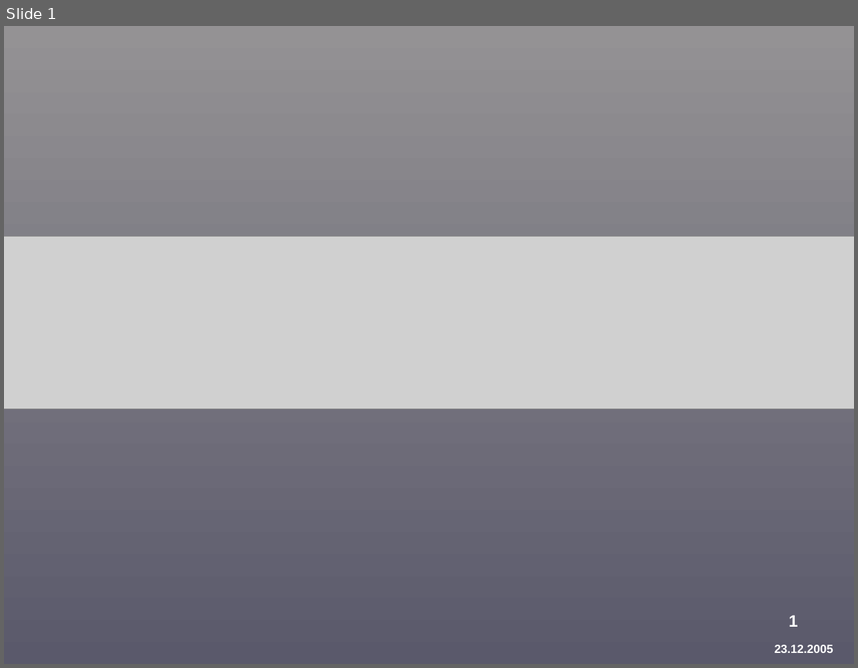
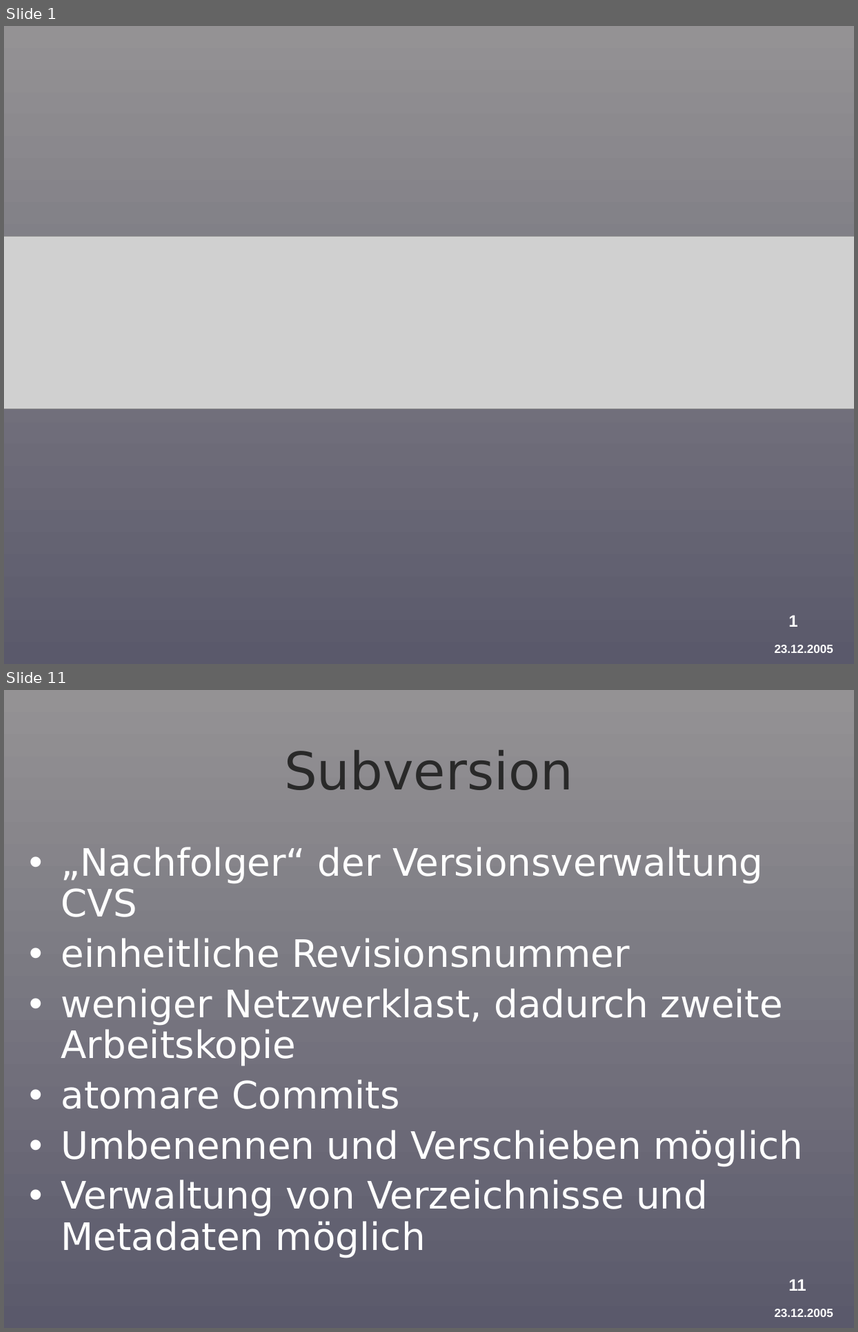
Before and after one commit to BackupTheBerlios/provirent-svn, a slide deck: docu/präsentation/Provirent-Vortrag-1-Schneider.ppt. Shown one above the other, each under a label of ours: slide 1 before the commit, slides 1 and 11 after it; the slides between them are not shown. The pictures are 858x668 and 858x1332 pixels, drawn with LibreOffice and Linux fonts; fonts in the diff are those of the drawing; grey boxes stand for pictures; background and template pictures are left out. Boxes give left, top, right and bottom in pixels: in the first picture for what was removed or moved away, otherwise in the second. Text is boxed around its words. In the diff, an @@ line names an element or a change of style, - is before the commit and + after.

```diff
--- a/docu/präsentation/Provirent-Vortrag-1-Schneider.ppt
+++ b/docu/präsentation/Provirent-Vortrag-1-Schneider.ppt
@@ slide 11 added at (4,690,854,1328), background gradient #949294 to #5A596B; not listed: 2 template elements that a slide beside it also shows @@
@@ title added at (284,750,573,790), 44 pt, text #292929 @@
+Subversion
@@ text added at (61,847,804,1257), 32 pt, text #FFFFFF @@
+• „Nachfolger“ der Versionsverwaltung CVS
+• einheitliche Revisionsnummer
+• weniger Netzwerklast, dadurch zweite Arbeitskopie
+• atomare Commits
+• Umbenennen und Verschieben möglich
+• Verwaltung von Verzeichnisse und Metadaten möglich
```
Also in this commit, not shown: 1 slide changed, 10 other slides added, 1 slide removed, 2 other files.
